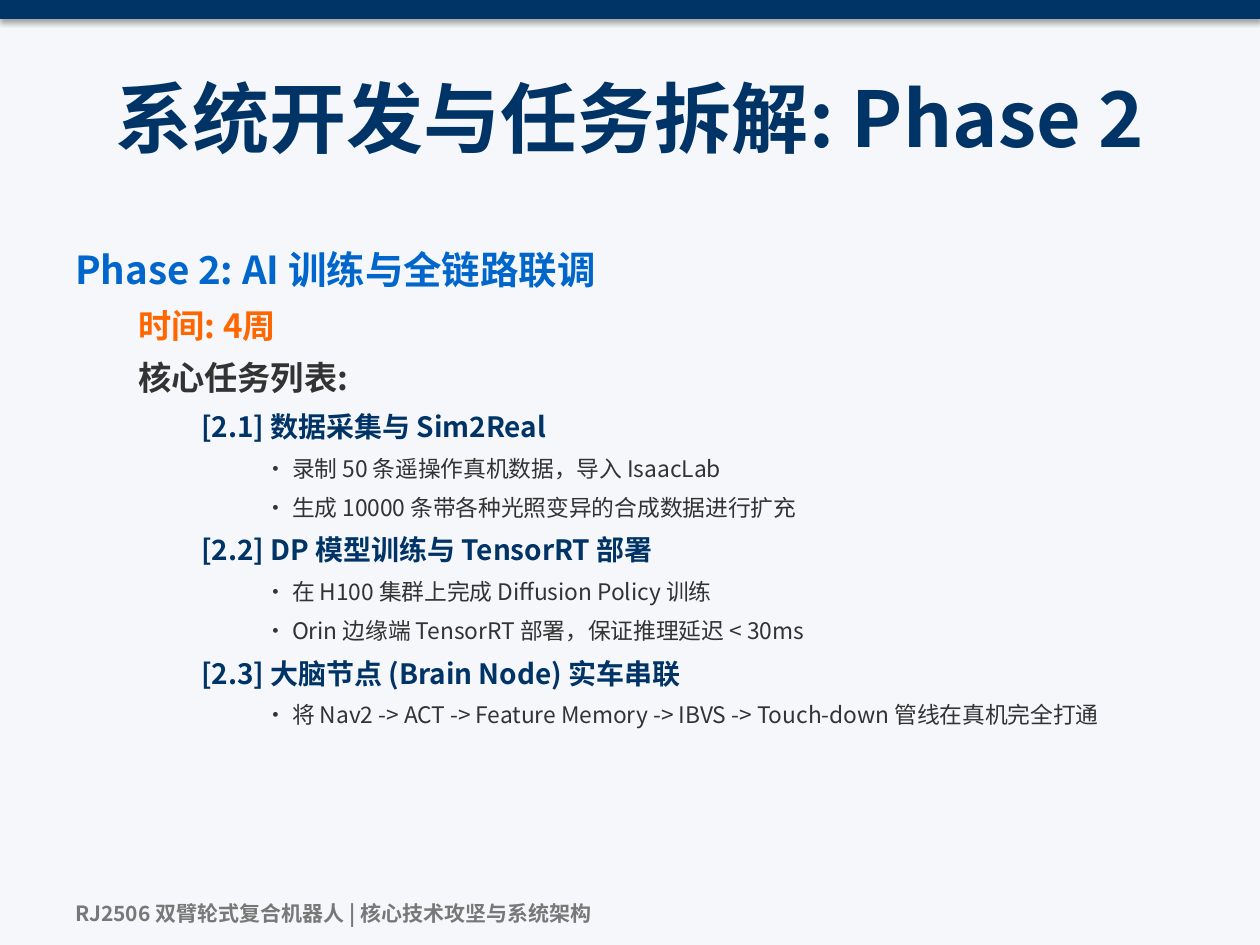
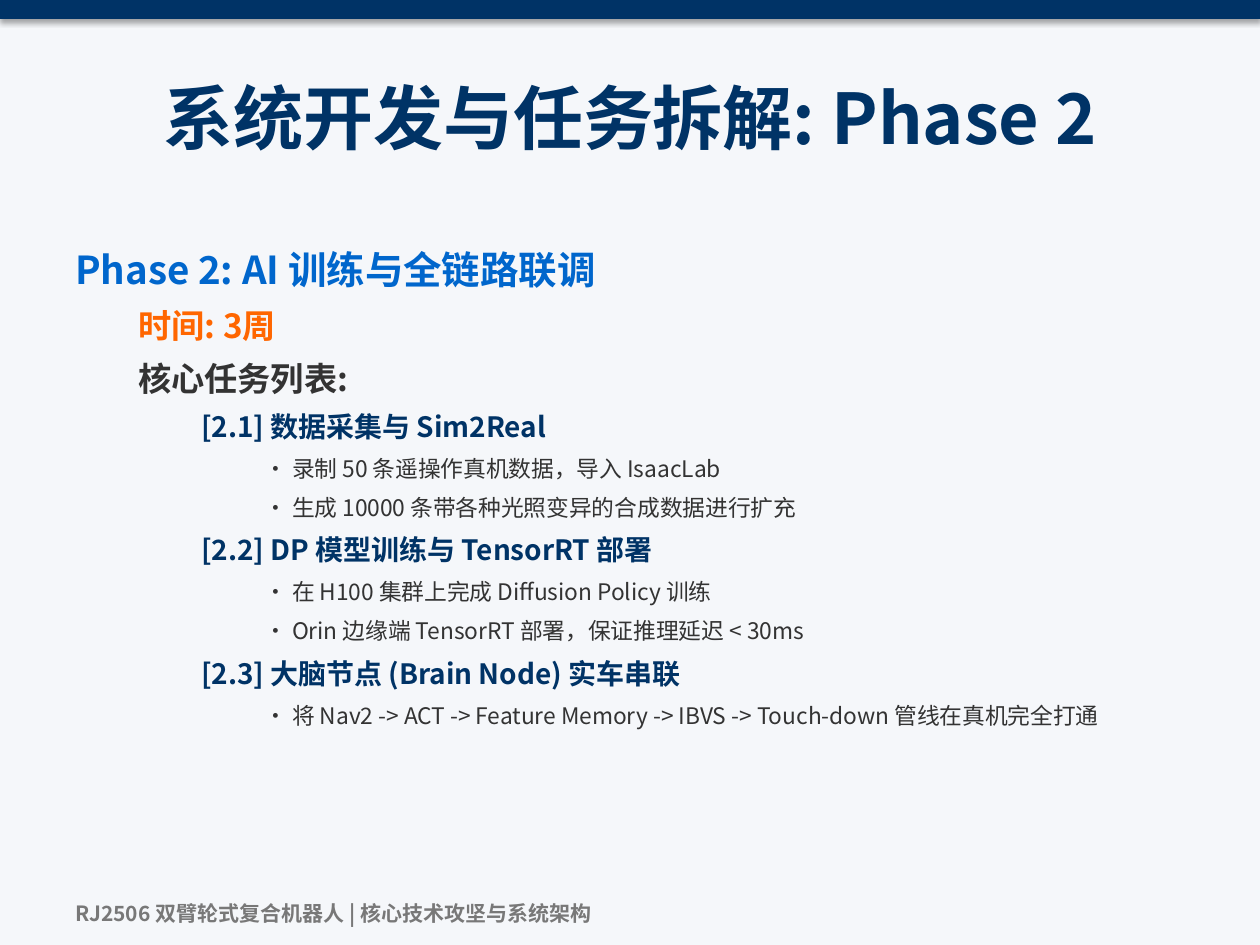
Before and after one commit to lynphoenix/rj2506_core_system, a slide deck: slide 12 of docs/RJ2506_Architecture_V3.pptx (slide 10 before the commit). Drawn at 1260x945 pixels with LibreOffice and Linux fonts; fonts in the diff are those of the drawing. Boxes give left, top, right and bottom in pixels: in the first picture for what was removed or moved away, otherwise in the second. Text is boxed around its words. In the diff, an @@ line names an element or a change of style, - is before the commit and + after.

```diff
--- a/docs/RJ2506_Architecture_V3.pptx
+++ b/docs/RJ2506_Architecture_V3.pptx
@@ title "系统开发与任务拆解: Phase 2" at (163,84,1096,151): size 44 to 40 pt @@
@@ text at (138,310,276,341): text changed @@
-  时间: 4周
+  时间: 3周
```
Also in this commit, not shown: 9 other slides changed, 3 slides added, 1 slide removed, 10 other files.
